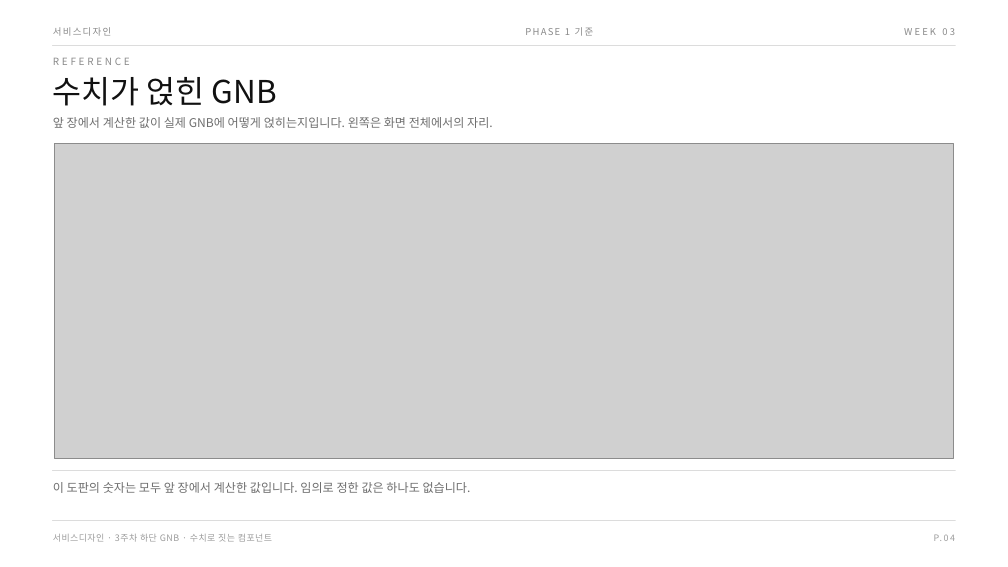
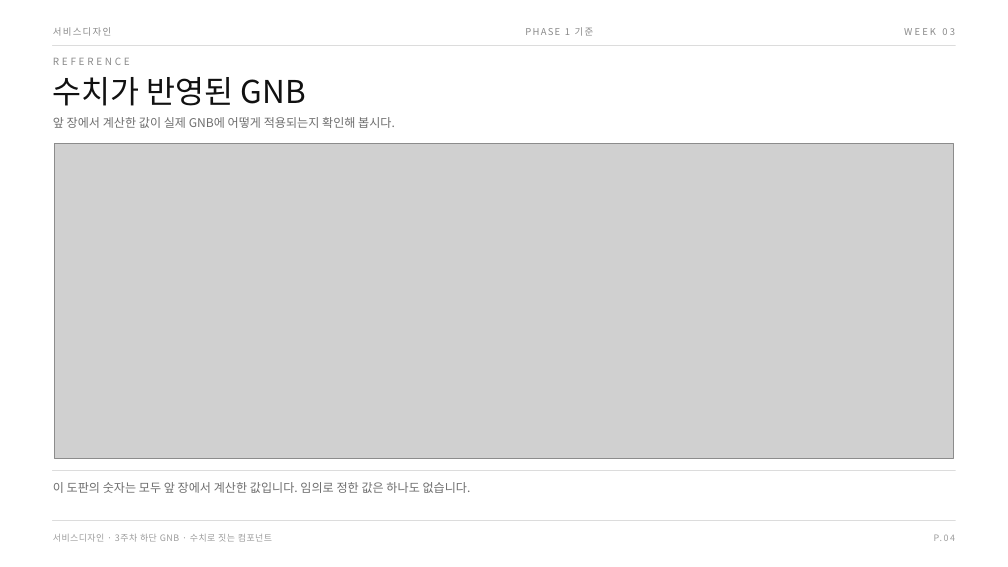
Before and after one commit to design-eng/MIN.D, a slide deck: slide 7 of dist/weeks-2학기/서비스디자인_2학기_03주차_GNB컴포넌트.pptx. Drawn at 1008x567 pixels with LibreOffice and Linux fonts; fonts in the diff are those of the drawing; grey boxes stand for pictures. Boxes give left, top, right and bottom in pixels: in the first picture for what was removed or moved away, otherwise in the second. Text is boxed around its words. In the diff, an @@ line names an element or a change of style, - is before the commit and + after.

```diff
--- a/dist/weeks-2학기/서비스디자인_2학기_03주차_GNB컴포넌트.pptx
+++ b/dist/weeks-2학기/서비스디자인_2학기_03주차_GNB컴포넌트.pptx
@@ text at (x1=53, y1=77, x2=306, y2=106): text changed @@
-수치가 얹힌 GNB
+수치가 반영된 GNB
@@ text at (x1=53, y1=117, x2=395, y2=128): text changed @@
-앞 장에서 계산한 값이 실제 GNB에 어떻게 얹히는지입니다. 왼쪽은 화면 전체에서의 자리.
+앞 장에서 계산한 값이 실제 GNB에 어떻게 적용되는지 확인해 봅시다.
```
Also in this commit, not shown: 10 other slides changed, 2 slides added, 1 slide removed, 6 other files.
